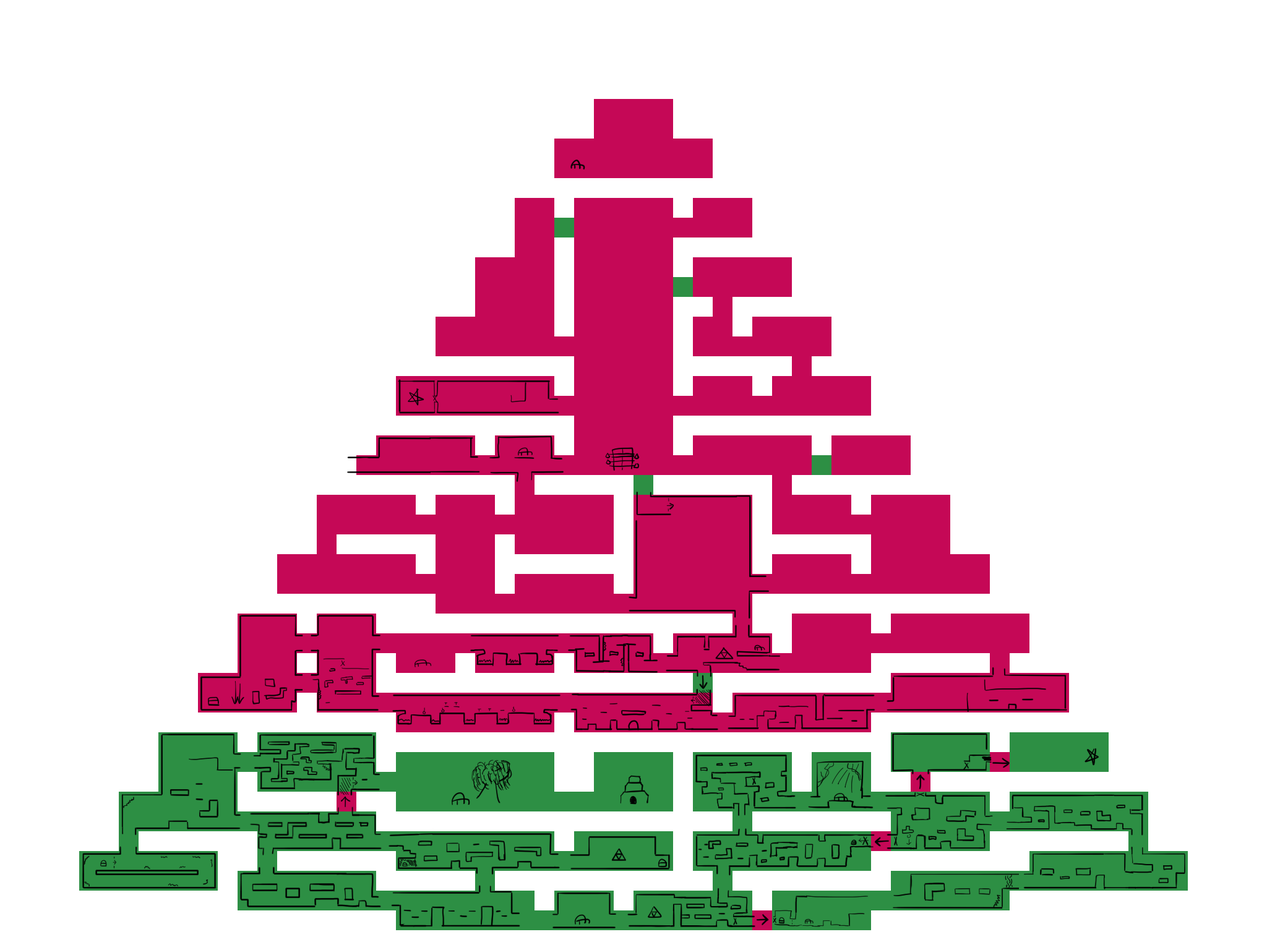
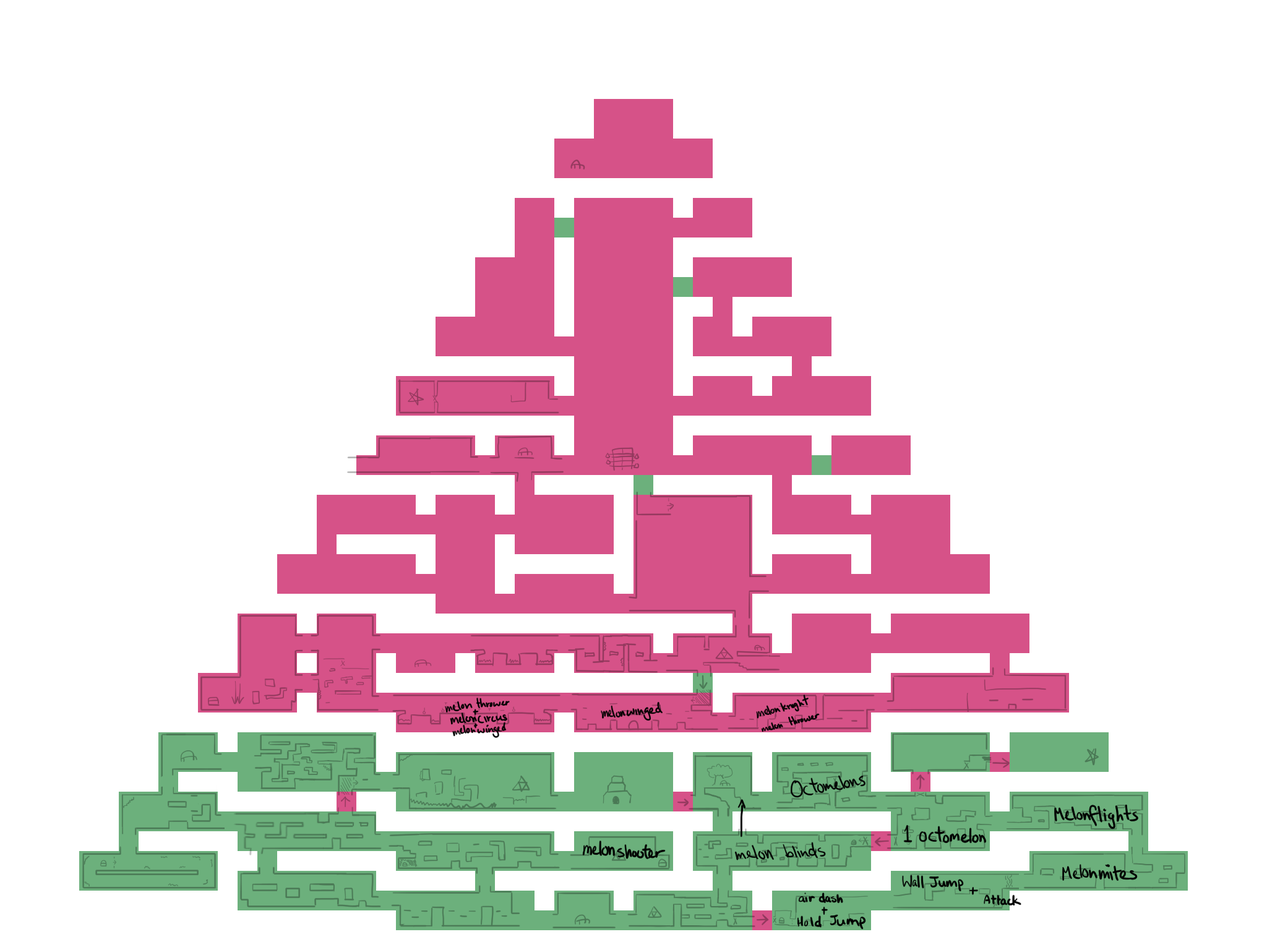
Revision of a layered w=1267, h=950 image; what changed, layer by layer:
showed "Paint Layer 6", painted on it over [435, 672, 1148, 931]
"Paint Layer 10": opacity 100% → 32%, painted on it over [79, 98, 1188, 931]
"Paint Layer 11": opacity 100% → 70%, painted on it over [79, 98, 1188, 931]
